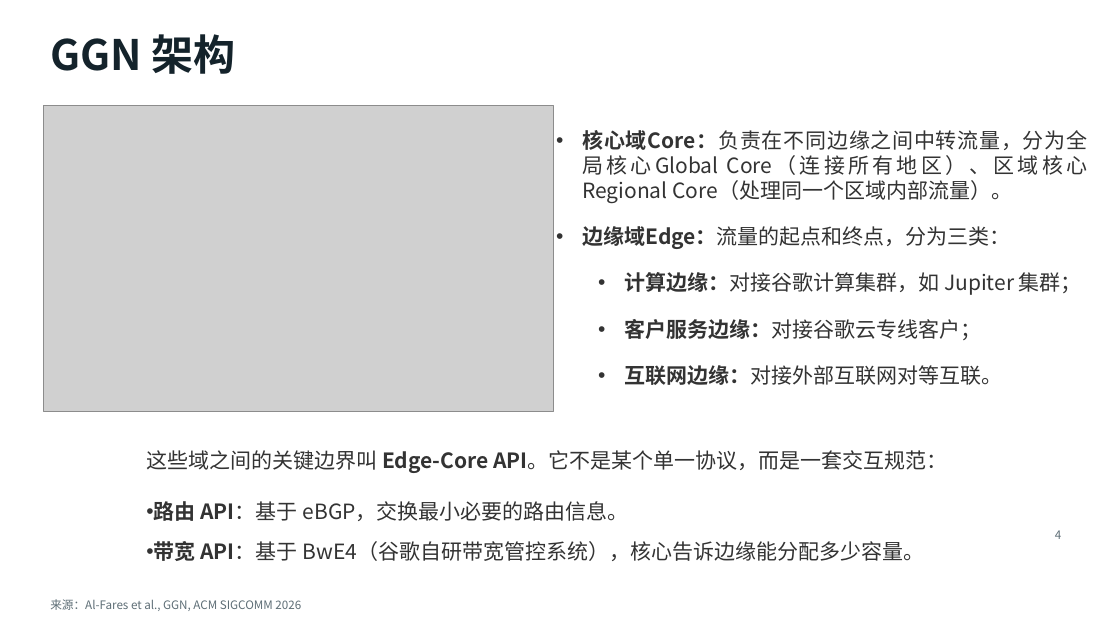
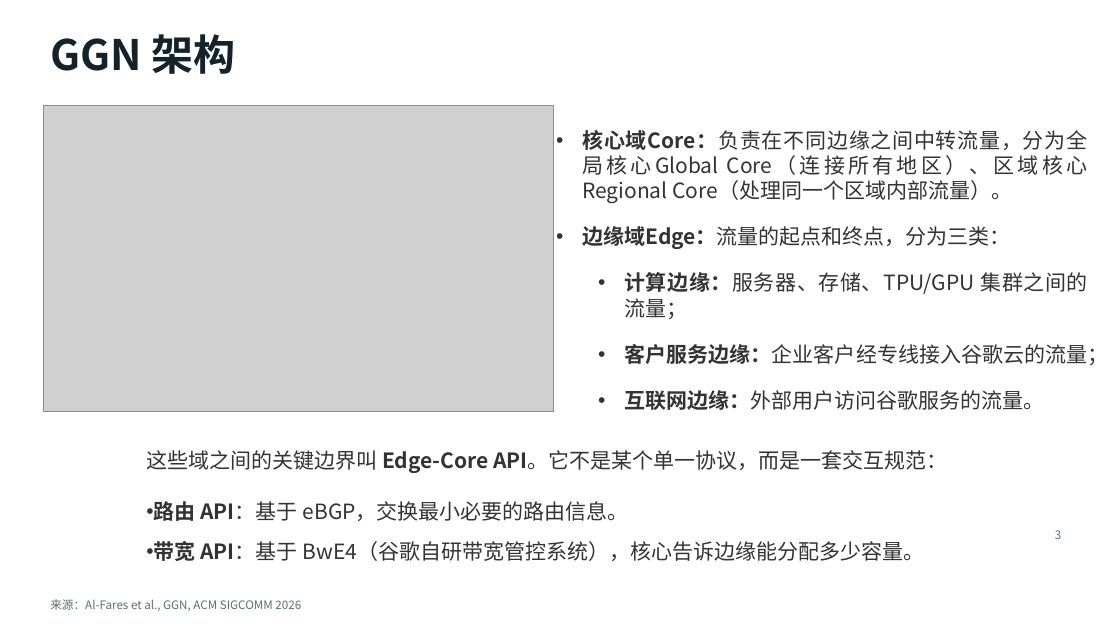
Before and after one commit to LuisXinYe/Transfer-Repo, a slide deck: slide 3 of GGN_解读.pptx (slide 4 before the commit). Drawn at 1120x630 pixels with LibreOffice and Linux fonts; fonts in the diff are those of the drawing; grey boxes stand for pictures. Boxes give left, top, right and bottom in pixels: in the first picture for what was removed or moved away, otherwise in the second. Text is boxed around its words. In the diff, an @@ line names an element or a change of style, - is before the commit and + after.

```diff
--- a/GGN_解读.pptx
+++ b/GGN_解读.pptx
@@ text at [624,272,1108,410]: text changed @@
-  • 计算边缘：对接谷歌计算集群，如 Jupiter 集群；
-  • 客户服务边缘：对接谷歌云专线客户；
-  • 互联网边缘：对接外部互联网对等互联。
+  • 计算边缘：服务器、存储、TPU/GPU 集群之间的流量；
+  • 客户服务边缘：企业客户经专线接入谷歌云的流量；
+  • 互联网边缘：外部用户访问谷歌服务的流量。
@@ page number at [1055,530,1061,539]: text changed @@
-4
+3
```
Also in this commit, not shown: 3 other slides changed, 8 slides added, 5 slides removed.
